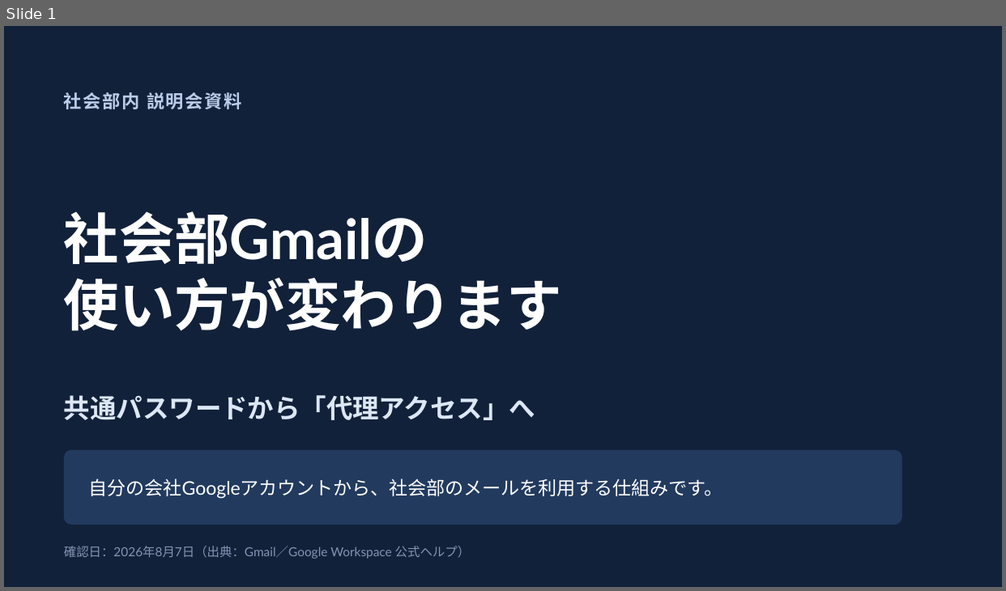
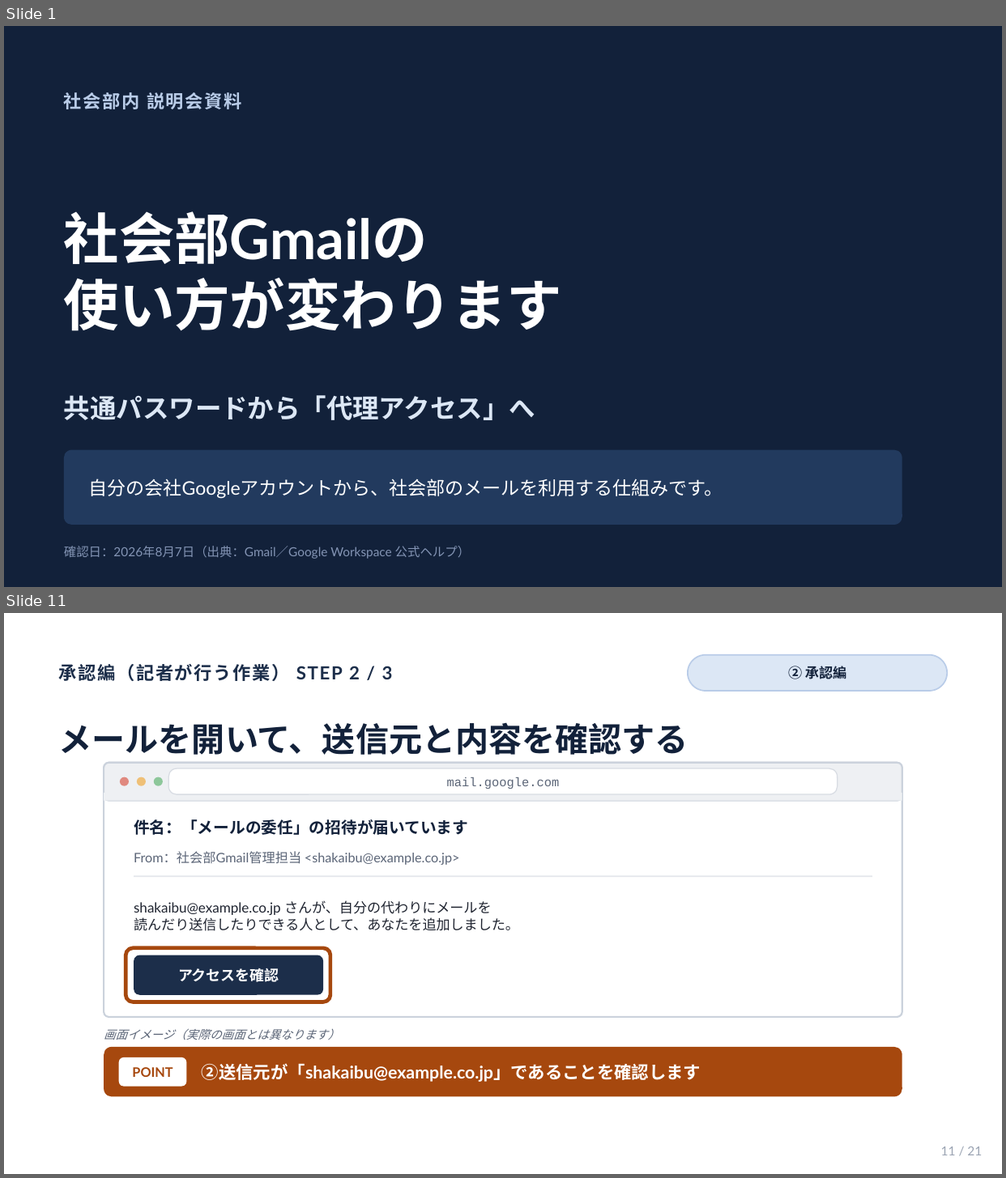
Before and after one commit to hiro-gif0/takubo, a slide deck: gmail-delegation-slides/gmail-delegation-explainer.pptx. Shown one above the other, each under a label of ours: slide 1 before the commit, slides 1 and 11 after it; the slides between them are not shown. The pictures are 1006x591 and 1006x1178 pixels, drawn with LibreOffice and Linux fonts; fonts in the diff are those of the drawing. Boxes give left, top, right and bottom in pixels: in the first picture for what was removed or moved away, otherwise in the second. Text is boxed around its words. In the diff, an @@ line names an element or a change of style, - is before the commit and + after.

```diff
--- a/gmail-delegation-slides/gmail-delegation-explainer.pptx
+++ b/gmail-delegation-slides/gmail-delegation-explainer.pptx
@@ slide 11 added at (4, 613, 1002, 1174), background #FFFFFF @@
@@ rounded rectangle added at (688, 655, 947, 691), fill #DCE7F5, outline #B9CCE8 1 pt @@
@@ text added at (59, 664, 393, 681), 13 pt, text #1C2E4A, bold @@
+承認編（記者が行う作業） STEP 2 / 3
@@ text added at (788, 666, 846, 679), 10 pt, text #12213A, bold @@
+② 承認編
@@ text added at (59, 722, 688, 755), 24 pt, text #12213A, bold @@
+メールを開いて、送信元と内容を確認する
@@ rounded rectangle added at (104, 763, 902, 1017), fill #FFFFFF, outline #CBD2DC 1.25 pt @@
@@ rounded rectangle added at (104, 763, 902, 801), fill #EEF0F3, outline #CBD2DC 1.25 pt @@
@@ ellipse added at (120, 777, 129, 786), fill #E0897F @@
@@ ellipse added at (137, 777, 146, 786), fill #EFC077 @@
@@ ellipse added at (154, 777, 163, 786), fill #8DC79A @@
@@ rounded rectangle added at (168, 769, 837, 794), fill #FFFFFF, outline #D8DCE3 0.75 pt @@
@@ text added at (447, 777, 560, 789), 9 pt, text #5B6577 @@
+mail.google.com
@@ rectangle added at (104, 793, 902, 801), fill #EEF0F3 @@
@@ text added at (134, 820, 468, 835), 11.5 pt, text #12213A, bold @@
+件名：「メールの委任」の招待が届いています
@@ text added at (134, 851, 460, 865), 9.5 pt, text #5B6577 @@
+From：社会部Gmail管理担当 <shakaibu@example.co.jp>
@@ line added from (134, 876) to (872, 876), #E4E7EC 1 pt @@
@@ text added at (134, 901, 519, 931), 10 pt, text #1F2430 @@
+shakaibu@example.co.jp さんが、自分の代わりにメールを
+読んだり送信したりできる人として、あなたを追加しました。
@@ rounded rectangle added at (126, 948, 330, 1002), outline #A6480E 2.75 pt @@
@@ rounded rectangle added at (134, 956, 323, 995), fill #1C2E4A @@
@@ text added at (178, 969, 279, 982), 10.5 pt, text #FFFFFF, bold @@
+アクセスを確認
@@ text added at (104, 1029, 339, 1040), 8.5 pt, text #5B6577, italic @@
+画面イメージ（実際の画面とは異なります）
@@ rounded rectangle added at (104, 1047, 902, 1097), fill #A6480E @@
@@ rounded rectangle added at (119, 1058, 186, 1087), fill #FFFFFF @@
@@ text added at (132, 1067, 172, 1077), 9.5 pt, text #A6480E, bold @@
+POINT
@@ text added at (202, 1063, 701, 1082), 12.5 pt, text #FFFFFF, bold @@
+②送信元が「shakaibu@example.co.jp」であることを確認します
@@ text added at (941, 1147, 982, 1156), 9 pt, text #9AA3B2 @@
+11 / 21
```
Also in this commit, not shown: 8 slides changed, 11 other slides added, 3 slides removed, 27 other files.
